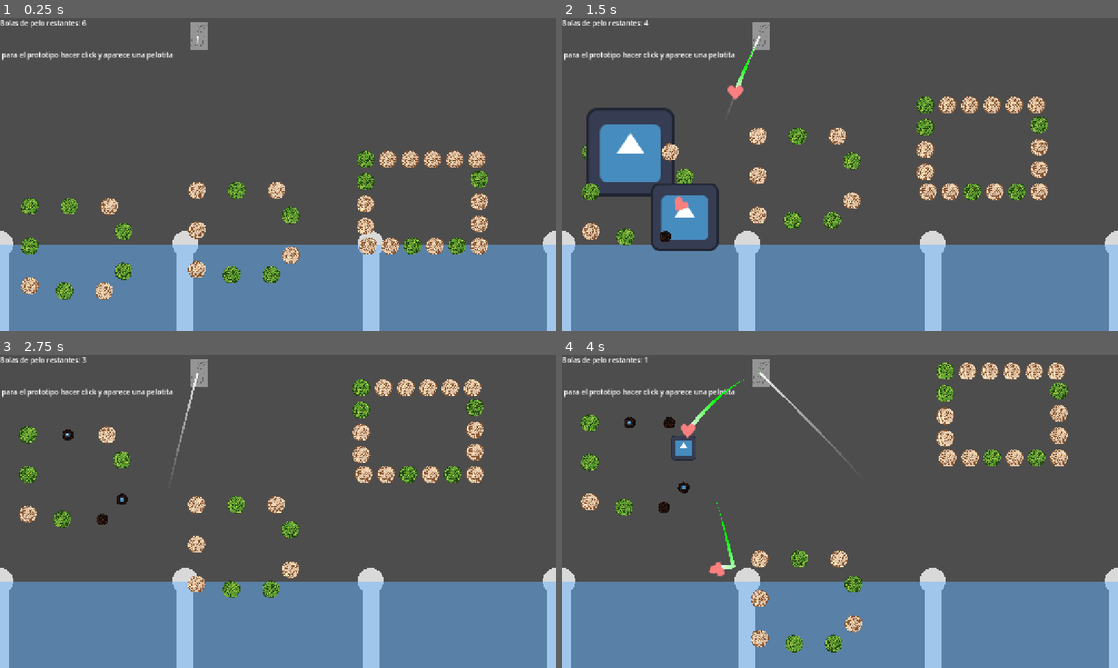
Above: before the commit, frames 1-4 (two rows, left to right).
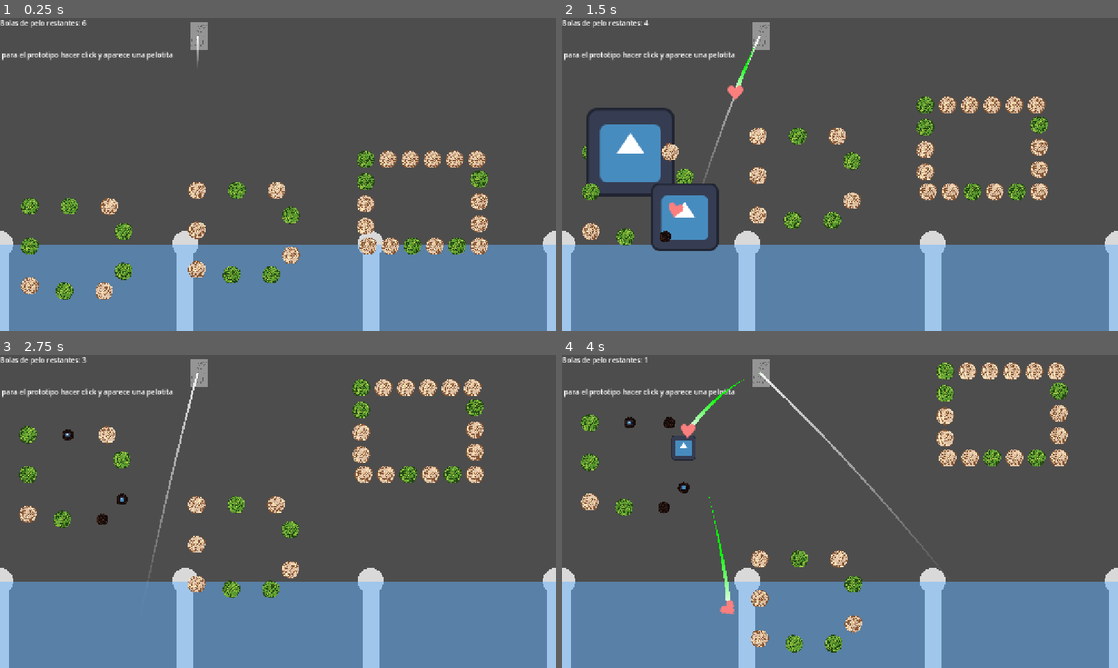
Above: after the commit, the same moments.

Repository: Markynico/LUJ-2026
Game: Godot game, scene res://escenas/prueba_escena.tscn
The game is run twice, just before and just after one commit, with the same random seed, the same clock (stepped at 60 frames per second) and the same inputs. The engine's default icon, where the game draws it, is replaced by a stand-in: a white triangle on a blue panel in a dark square. Sound files missing from this copy of the repository are replaced by a short silence.
Inputs (mouse positions are in pixels of both pictures, inside the frame that each line leads up to):
- Up to frame 1 (0.25 s): no input
- Up to frame 2 (1.5 s): tap Y at 0.5, 1.25 s; drag from (589, 193) to (656, 287) at 0.52 s; drag from (678, 208) to (656, 287) at 1.27 s
- Up to frame 3 (2.75 s): tap Y at 2 s; move the mouse to (122, 655) at 2.02 s; click (122, 655) at 2.17 s
- Up to frame 4 (4 s): tap Y at 2.75, 3.5 s; drag from (628, 433) to (656, 624) at 2.77 s; drag from (667, 401) to (1023, 624) at 3.52 s

The runs differ from the first frame. In frame 1, less than 0.1% of the frame differs, in the area x 35-36%, y 6-15%; in frame 2, 0.2%; in frame 3, 0.2%; in frame 4, 0.6%, in the area x 26-65%, y 10-83%.

Commit message:
Revert "una bocha de cosas ayuda"
This reverts commit 8b73a6d29c01b8dd58c845e190fdfc8ed92fe7a4.

Diff:
--- a/luj-2026/escenas/Ovillo.tscn
+++ b/luj-2026/escenas/Ovillo.tscn
@@ -5,24 +5,17 @@
 [ext_resource type="Texture2D" uid="uid://dbcovwwwqfpky" path="res://assets/sprite_ovillos/Ovillo verde.png" id="3_vkchq"]
 [ext_resource type="Texture2D" uid="uid://wr43cbl6x483" path="res://assets/sprite_ovillos/Ovillo negro.png" id="4_3vil1"]
 [ext_resource type="AudioStream" uid="uid://2jvby7clemka" path="res://assets/audio/sfx/romper_pelotita.wav" id="5_f54ks"]
-[ext_resource type="PackedScene" uid="uid://dymyh3ifxvug3" path="res://escenas/componentes/pergamino_info.tscn" id="6_dcous"]
-[ext_resource type="PackedScene" uid="uid://foy2qcacwbix" path="res://escenas/componentes/numero_impacto.tscn" id="7_vkchq"]
 
 [sub_resource type="CircleShape2D" id="CircleShape2D_37ege"]
 radius = 20.0
 
-[node name="Ovillo" type="StaticBody2D" unique_id=142733400 node_paths=PackedStringArray("audio", "forma_colision", "sprite_normal", "sprite_desactivado", "pergamino_info", "numero_impacto")]
-collision_layer = 3
-collision_mask = 7
-input_pickable = true
+[node name="Ovillo" type="StaticBody2D" unique_id=142733400 node_paths=PackedStringArray("audio", "forma_colision", "sprite_normal", "sprite_desactivado")]
 script = ExtResource("1_wlnnp")
 tipo_ovillo = ExtResource("2_wlnnp")
 audio = NodePath("AudioStreamPlayer")
 forma_colision = NodePath("CollisionShape2D")
 sprite_normal = NodePath("SpriteNormal")
 sprite_desactivado = NodePath("SpriteDesactivado")
-pergamino_info = NodePath("PergaminoInfo")
-numero_impacto = NodePath("NumeroImpacto")
 
 [node name="SpriteNormal" type="Sprite2D" parent="." unique_id=20603333]
 texture_filter = 1
@@ -43,15 +36,3 @@
 unique_name_in_owner = true
 stream = ExtResource("5_f54ks")
 volume_db = -0.5
-
-[node name="PergaminoInfo" parent="." unique_id=1923268390 instance=ExtResource("6_dcous")]
-
-[node name="NumeroImpacto" parent="." unique_id=633406525 instance=ExtResource("7_vkchq")]
-offset_left = -19.0
-offset_top = -40.0
-offset_right = 21.0
-offset_bottom = -17.0
-
-[connection signal="mouse_entered" from="." to="." method="_on_mouse_entered"]
-[connection signal="mouse_entered" from="." to="PergaminoInfo" method="_on_mouse_entered"]
-[connection signal="mouse_exited" from="." to="PergaminoInfo" method="_on_mouse_exited"]
--- a/luj-2026/escenas/bola_de_pelos.tscn
+++ b/luj-2026/escenas/bola_de_pelos.tscn
@@ -3,35 +3,37 @@
 [ext_resource type="Script" uid="uid://7uwexjujii6u" path="res://scripts/bola_de_pelos.gd" id="1_q2vq6"]
 [ext_resource type="Texture2D" uid="uid://bsk14c2sew84m" path="res://iconos_custom/gobot.svg" id="2_unop5"]
 [ext_resource type="Script" uid="uid://c7ogyqxnq7236" path="res://scripts/pelotitas_custom/pelotita_base.gd" id="3_7sm33"]
+[ext_resource type="Script" uid="uid://5i4oxxen13xa" path="res://scripts/pelotitas_custom/efecto_rebote_normal.gd" id="3_avp8o"]
 [ext_resource type="Script" uid="uid://c31lbqa2grch4" path="res://scripts/pelotitas_custom/efectos_pelotita.gd" id="3_mfh0k"]
 [ext_resource type="Script" uid="uid://5i4oxxen13xa" path="res://scripts/pelotitas_custom/efecto_rebote_normal.gd" id="4_mfh0k"]
 [ext_resource type="AudioStream" uid="uid://2jvby7clemka" path="res://assets/audio/sfx/romper_pelotita.wav" id="4_rguhl"]
 [ext_resource type="PackedScene" uid="uid://dmexovyecfyo4" path="res://escenas/componentes/estela_movimiento.tscn" id="4_tra1g"]
 [ext_resource type="Texture2D" uid="uid://y01cjx6nscow" path="res://iconos_custom/heart.svg" id="5_sdgal"]
-[ext_resource type="PackedScene" uid="uid://dymyh3ifxvug3" path="res://escenas/componentes/pergamino_info.tscn" id="9_sdgal"]
 
 [sub_resource type="Gradient" id="Gradient_sdgal"]
 offsets = PackedFloat32Array(0.53246754, 1)
 colors = PackedColorArray(0, 1, 0, 1, 1, 1, 1, 1)
 
 [sub_resource type="Resource" id="Resource_0ct46"]
-script = ExtResource("4_mfh0k")
+script = ExtResource("3_avp8o")
 metadata/_custom_type_script = "uid://5i4oxxen13xa"
 
 [sub_resource type="Resource" id="Resource_avp8o"]
 script = ExtResource("3_7sm33")
-nombre = "BolaNormal"
 textura = ExtResource("5_sdgal")
 colores_estela = SubResource("Gradient_sdgal")
 efectos = Array[ExtResource("3_mfh0k")]([SubResource("Resource_0ct46")])
 metadata/_custom_type_script = "uid://c7ogyqxnq7236"
+
+[sub_resource type="Resource" id="Resource_bbvk0"]
+script = ExtResource("4_mfh0k")
+metadata/_custom_type_script = "uid://5i4oxxen13xa"
 
 [sub_resource type="CircleShape2D" id="CircleShape2D_37ege"]
 radius = 19.026299
 
 [node name="BolaDePelos" type="RigidBody2D" unique_id=660631560 node_paths=PackedStringArray("sprite_bola", "estela_movimiento", "audio")]
 z_index = 1
-input_pickable = true
 continuous_cd = 2
 contact_monitor = true
 max_contacts_reported = 2
@@ -60,9 +62,5 @@
 
 [node name="VisibleOnScreenNotifier2D" type="VisibleOnScreenNotifier2D" parent="." unique_id=1816185939]
 
-[node name="PergaminoInfo" parent="." unique_id=1923268390 instance=ExtResource("9_sdgal")]
-
 [connection signal="body_shape_entered" from="." to="." method="_on_body_shape_entered"]
-[connection signal="mouse_entered" from="." to="PergaminoInfo" method="_on_mouse_entered"]
-[connection signal="mouse_exited" from="." to="PergaminoInfo" method="_on_mouse_exited"]
 [connection signal="screen_exited" from="VisibleOnScreenNotifier2D" to="." method="_on_visible_on_screen_notifier_2d_screen_exited"]
--- a/luj-2026/escenas/componentes/numero_impacto.tscn
+++ /dev/null
@@ -1,16 +0,0 @@
-[gd_scene format=3 uid="uid://foy2qcacwbix"]
-
-[ext_resource type="Theme" uid="uid://cwsrathd8xljh" path="res://themes/theme_label_numeritos.tres" id="1_vi0se"]
-[ext_resource type="Script" uid="uid://cjfdbrutitawc" path="res://scripts/numero_impacto.gd" id="2_7msa0"]
-
-[node name="NumeroImpacto" type="Label" unique_id=633406525]
-z_index = 11
-offset_right = 40.0
-offset_bottom = 23.0
-theme = ExtResource("1_vi0se")
-text = "2"
-horizontal_alignment = 1
-vertical_alignment = 1
-script = ExtResource("2_7msa0")
-
-[node name="AnimationPlayer" type="AnimationPlayer" parent="." unique_id=1363152083]
--- a/luj-2026/escenas/componentes/pergamino_info.tscn
+++ /dev/null
@@ -1,45 +0,0 @@
-[gd_scene format=3 uid="uid://dymyh3ifxvug3"]
-
-[ext_resource type="Script" uid="uid://djc83gveohivq" path="res://scripts/pergamino_info.gd" id="1_gtour"]
-
-[sub_resource type="StyleBoxFlat" id="StyleBoxFlat_37ege"]
-content_margin_left = 24.0
-content_margin_top = 12.0
-content_margin_right = 24.0
-content_margin_bottom = 12.0
-bg_color = Color(0, 0, 0, 0.28627452)
-
-[node name="PergaminoInfo" type="PanelContainer" unique_id=1923268390]
-z_index = 10
-offset_left = 10.0
-offset_top = 7.0
-offset_right = 137.0
-offset_bottom = 89.0
-mouse_filter = 2
-theme_override_styles/panel = SubResource("StyleBoxFlat_37ege")
-script = ExtResource("1_gtour")
-
-[node name="Label" type="Label" parent="." unique_id=275554652]
-visible = false
-layout_mode = 2
-horizontal_alignment = 1
-vertical_alignment = 1
-
-[node name="VBoxContainer" type="VBoxContainer" parent="." unique_id=1292979475]
-layout_mode = 2
-
-[node name="NombreText" type="RichTextLabel" parent="VBoxContainer" unique_id=1615333183]
-unique_name_in_owner = true
-layout_mode = 2
-mouse_filter = 2
-theme_override_font_sizes/normal_font_size = 14
-bbcode_enabled = true
-fit_content = true
-
-[node name="InfoText" type="RichTextLabel" parent="VBoxContainer" unique_id=1601116275]
-unique_name_in_owner = true
-layout_mode = 2
-mouse_filter = 2
-theme_override_font_sizes/normal_font_size = 13
-bbcode_enabled = true
-fit_content = true
--- a/luj-2026/escenas/componentes/trayectoria_disparo.tscn
+++ b/luj-2026/escenas/componentes/trayectoria_disparo.tscn
@@ -7,23 +7,13 @@
 point_count = 2
 
 [sub_resource type="Gradient" id="Gradient_6vpaq"]
-offsets = PackedFloat32Array(0, 0.36893204)
+offsets = PackedFloat32Array(0, 0.39506173)
 colors = PackedColorArray(1, 1, 1, 0.8745098, 1, 1, 1, 0)
 
-[sub_resource type="CircleShape2D" id="CircleShape2D_37ege"]
-
-[node name="TrayectoriaDisparo" type="Line2D" unique_id=2096489121 node_paths=PackedStringArray("detector_colisiones")]
+[node name="TrayectoriaDisparo" type="Line2D" unique_id=2096489121]
 closed = true
 width = 5.0
 width_curve = SubResource("Curve_6vpaq")
-default_color = Color(1, 1, 1, 0.4862745)
+default_color = Color(1, 1, 1, 0.4117647)
 gradient = SubResource("Gradient_6vpaq")
 script = ExtResource("1_6vpaq")
-detector_colisiones = NodePath("DetectorColisiones")
-
-[node name="DetectorColisiones" type="CharacterBody2D" parent="." unique_id=1048028819]
-collision_layer = 2
-collision_mask = 2
-
-[node name="CollisionShape2D" type="CollisionShape2D" parent="DetectorColisiones" unique_id=1977158245]
-shape = SubResource("CircleShape2D_37ege")
--- a/luj-2026/project.godot
+++ b/luj-2026/project.godot
@@ -44,12 +44,6 @@
 ]
 }
 
-[layer_names]
-
-2d_physics/layer_1="MUNDO"
-2d_physics/layer_2="OVILLOS"
-2d_physics/layer_3="BOLADEPELOS"
-
 [physics]
 
 3d/physics_engine="Jolt Physics"
--- a/luj-2026/scripts/disparador_pelotita.gd
+++ b/luj-2026/scripts/disparador_pelotita.gd
@@ -11,6 +11,7 @@
 var velocidad_inicial : Vector2
 var posicion_mouse : Vector2
 var bolitas_creadas : int = 0
+#var gravedad = ProjectSettings.get_setting("physics/2d/default_gravity") arreglarrrr
 
 
 func _input(event: InputEvent) -> void:
--- a/luj-2026/scripts/explosion.gd
+++ b/luj-2026/scripts/explosion.gd
@@ -9,6 +9,6 @@
 
 func _on_area_2d_body_entered(body: Node2D) -> void:
 	if body is Ovillo:
-		#print("hay ovillo en explosion")
+		print("hay ovillo en explosion")
 		body.recibir_impacto()
-		#+ animacion q se esta ejecutando sola en el animation player pero dsp lo cambio a un tween facheraso
+		#+ animacion q se esta ejecutando sola en el animation player
--- a/luj-2026/scripts/numero_impacto.gd
+++ /dev/null
@@ -1,68 +0,0 @@
-class_name NumeroImpacto
-extends Label
-
-var tween : Tween = null
-var posicion_inicial : Vector2 = position
-
-func _ready() -> void:
-	hide()
-	reiniciar_valores()
-
-func iniciar_numero_impacto(numero : int):
-	text = str(numero)
-	show()
-	todo_junto(1.0)
-	#tween_opacidad(1.0)
-	#tween_escala(Vector2(0.9, 0.9), 0.1)
-	#tween_escala(Vector2(1.3, 1.3), 5)
-	#tween_opacidad(0.0)
-
-	#tween_escala(Vector2(0.1, 0.1), 1)
-
-
-func reiniciar_valores(): #por si el ovillo se puede volver a activar el numerito deberia volver a funcionar (?
-	modulate.a = 0
-	#position = posicion_inicial
-
-
-func animacion_numerito():
-	pass
-
-
-func todo_junto(valor_final : float, tiempo : float = 0.3):
-	tween = create_tween()
-	tween.set_trans(Tween.TRANS_SINE)
-	tween.set_ease(Tween.EASE_IN_OUT)
-	tween.tween_property(self, "modulate:a", valor_final, tiempo)
-
-	#tween = create_tween()
-	tween.set_trans(Tween.TRANS_SINE)
-	tween.set_ease(Tween.EASE_IN_OUT)
-	tween.tween_property(self, "scale", Vector2(0.9, 0.9) , 0.3)
-
-	#tween = create_tween()
-	tween.set_trans(Tween.TRANS_SINE)
-	tween.set_ease(Tween.EASE_IN_OUT)
-	tween.tween_property(self, "scale", Vector2(1.2, 1.2) , 0.8)
-
-	#tween = create_tween()
-	tween.set_trans(Tween.TRANS_SINE)
-	tween.set_ease(Tween.EASE_IN_OUT)
-	tween.tween_property(self, "modulate:a", 0.0, 0.3)
-
-func tween_opacidad(valor_final : float, tiempo : float = 0.3):
-	#if tween:
-		#tween.kill()
-	tween = create_tween()
-	tween.set_trans(Tween.TRANS_SINE)
-	tween.set_ease(Tween.EASE_IN_OUT)
-	tween.tween_property(self, "modulate:a", valor_final, tiempo)
-
-
-func tween_escala(valor_final : Vector2, tiempo : float = 0.3):
-	#if tween:
-		#tween.kill()
-	tween = create_tween()
-	tween.set_trans(Tween.TRANS_SINE)
-	tween.set_ease(Tween.EASE_IN_OUT)
-	tween.tween_property(self, "scale", valor_final , 0.3)
--- a/luj-2026/scripts/ovillo.gd
+++ b/luj-2026/scripts/ovillo.gd
@@ -9,24 +9,20 @@
 @export var forma_colision : CollisionShape2D
 @export var sprite_normal : Sprite2D
 @export var sprite_desactivado : Sprite2D
-@export var pergamino_info : PergaminoInfo
-@export var numero_impacto : NumeroImpacto
+
 var activado : bool = true
 
 func _ready() -> void:
 	sprite_desactivado.hide()
 	audio.stream = tipo_ovillo.audio
 	sprite_normal.texture = tipo_ovillo.sprite
-	pergamino_info.set_texto_ovillo(tipo_ovillo)
 
 func recibir_impacto() -> void: #se llama desde la bola de pelos al impactar con esto
 	if not activado:
 		return
 	desactivar_ovillo()
-	#numero_impacto.iniciar_numero_impacto(tipo_ovillo.cant_monedas)
 	for efecto in tipo_ovillo.efectos_al_recibir_impacto:
 		efecto.al_recibir_impacto(self)
-		#emitir dar monedas tipo_ovillo.cantidadmondedas
 		pass
 
 func desactivar_ovillo():
--- a/luj-2026/scripts/ovillos_custom/ovillo_base.gd
+++ b/luj-2026/scripts/ovillos_custom/ovillo_base.gd
@@ -1,12 +1,6 @@
 class_name OvilloBase
 extends Resource
 
-@export var nombre : String = ""
 @export var sprite : Texture
 @export var audio : AudioStream
-##cantidad de monedas q obtendra el jugador cuando le peguemos a este ovillo
-@export var cant_monedas : int = 1
-##a la bola de pelos se le va a sumar este rebote extra, si no queremos q tenga rebote extra lo dejamos en cero y listo el posho (:
-@export var rebote_extra : float = 10
-@export var color_numeros_impacto : Color
 @export var efectos_al_recibir_impacto : Array[EfectosOvillo]
--- a/luj-2026/scripts/pelotitas_custom/efectos_pelotita.gd
+++ b/luj-2026/scripts/pelotitas_custom/efectos_pelotita.gd
@@ -15,8 +15,7 @@
 ##no es necesario que se sobre escriba, pero la dejo aca por si queremos evitar escribir mil veces la misma funcion para un simple rebote
 func rebote_simple(pelotita : BolaDePelos ,objeto_a_impactar : Node2D):
 	var normal = pelotita.global_position.direction_to(objeto_a_impactar.global_position)
+	#var fuerza = objeto.get_fuerza_rebote() ?? idea
+	pelotita.apply_central_impulse(-normal * fuerza_rebote)
 	if objeto_a_impactar is Ovillo:
-		fuerza_rebote += objeto_a_impactar.tipo_ovillo.rebote_extra #para q se sume el rebote de la pelotita + el rebote del ovillo (si es q corresponde)
-	if objeto_a_impactar.has_method("recibir_impacto"):
 		objeto_a_impactar.recibir_impacto()
-	pelotita.apply_central_impulse(-normal * fuerza_rebote)
--- a/luj-2026/scripts/pelotitas_custom/pelotita_base.gd
+++ b/luj-2026/scripts/pelotitas_custom/pelotita_base.gd
@@ -1,10 +1,8 @@
 class_name PelotitaBase
 extends Resource
 
-@export var nombre : String = ""
 ##textura o sprite de la pelotita
 @export var textura : Texture2D
 ##colores para la estela q deja la pelotita al moverse
 @export var colores_estela : Gradient
-#@export var multiplicador_monedas : int = 1 #si queremos que la pelotita multiplique las monedas del ovillo, perooo me parece q lo voy a meter en un efecto no aca
 @export var efectos: Array[EfectosPelotita] #ahora ta aca adentro pq me mezclaba q esten separados
--- a/luj-2026/scripts/pergamino_info.gd
+++ /dev/null
@@ -1,41 +0,0 @@
-class_name PergaminoInfo
-extends PanelContainer
-
-var tween : Tween = null
-@onready var nombre_text: RichTextLabel = %NombreText
-@onready var info_text: RichTextLabel = %InfoText
-
-
-func _ready() -> void:
-	hide()
-
-func _on_mouse_entered() -> void:
-	print("mostrar")
-	set_activo(true)
-
-func _on_mouse_exited() -> void:
-	print("esconder")
-	set_activo(false)
-
-func set_activo(activar : bool):
-	if activar:
-		show()
-		modulate.a = 0.0
-		tween_opacidad(1.0)
-	else:
-		modulate.a = 1.0
-		tween_opacidad(0.0)
-		hide()
-
-func set_texto_ovillo(tipo_ovillo : OvilloBase): #probandooooo, ya chusmeo si hago una funcion para ovillo y otra para bolita o todo en una
-	nombre_text.text = tipo_ovillo.nombre
-	info_text.text = "al golpear suma " + str(tipo_ovillo.cant_monedas) + "monedas"
-
-
-func tween_opacidad(valor_final : float):
-	if tween:
-		tween.kill()
-	tween = create_tween()
-	tween.set_trans(Tween.TRANS_SINE)
-	tween.set_ease(Tween.EASE_IN_OUT)
-	tween.tween_property(self, "modulate:a", valor_final, 0.3)
--- a/luj-2026/scripts/resources/explosivo_final.tres
+++ b/luj-2026/scripts/resources/explosivo_final.tres
@@ -12,9 +12,7 @@
 
 [resource]
 script = ExtResource("4_06w3h")
-nombre = "OVILLO EXPLOSIVO"
 sprite = ExtResource("5_bdy5q")
 audio = ExtResource("1_jbj0c")
-cant_monedas = 3
 efectos_al_recibir_impacto = Array[ExtResource("2_yvgvs")]([SubResource("Resource_pv7le")])
 metadata/_custom_type_script = "uid://bbkyk2anhunsd"
--- a/luj-2026/scripts/resources/ovillo_normal_prueba.tres
+++ b/luj-2026/scripts/resources/ovillo_normal_prueba.tres
@@ -7,9 +7,6 @@
 
 [resource]
 script = ExtResource("3_cxs5g")
-nombre = "OVILLO NORMAL"
 sprite = ExtResource("4_b4utc")
 audio = ExtResource("1_rk3w7")
-cant_monedas = 22
-color_numeros_impacto = Color(0.92099476, 0.9209946, 0.9209946, 1)
 metadata/_custom_type_script = "uid://bbkyk2anhunsd"
--- a/luj-2026/scripts/shaders/trayectoria_disparo.gdshader
+++ /dev/null
@@ -1,9 +0,0 @@
-shader_type canvas_item;
-
-uniform float velocidad = 1.0;
-
-void fragment() {
-    vec2 uv = UV;
-    uv.x += TIME * velocidad;
-    COLOR = texture(TEXTURE, uv);
-}
--- a/luj-2026/scripts/trayectoria_disparo.gd
+++ b/luj-2026/scripts/trayectoria_disparo.gd
@@ -2,39 +2,19 @@
 extends Line2D
 
 @export var disparador : DisparadorPelotita
-@export var distancia_maxima: float = 6.0
+@export var distancia_maxima: float = 25.0
 @export var intervalo: float = 0.05
-@export var detector_colisiones : CharacterBody2D
-var gravedad = ProjectSettings.get_setting("physics/2d/default_gravity")
 
-func _process(delta: float):
+func _physics_process(delta: float) -> void:
 	dibujar_trayectoria()
-	#actualizar_trayectoria()
 
-#probar con raycast en vez de characterbody
-func actualizar_trayectoria():
+
+func dibujar_trayectoria():
 	clear_points()
 	var posicion_inicial := disparador.global_position
-	var velocidad_inicial := -disparador.velocidad_inicial #se calcula segun la posicion del mouse, mientras mas lejos mas fuerte disparo
-	var gravedad_real : Vector2 = Vector2(0, 980)
-	for i in 12:
-		var delta_simulacion := intervalo
-		velocidad_inicial.y += gravedad * delta_simulacion
-		var movimiento := velocidad_inicial * delta_simulacion
-		var colision := detector_colisiones.move_and_collide(movimiento)
-		if colision:
-			velocidad_inicial = velocidad_inicial.bounce(colision.get_normal())
-		posicion_inicial += movimiento
-		add_point(to_local(posicion_inicial))
-		detector_colisiones.global_position = posicion_inicial
-
-func dibujar_trayectoria(): #este metodo anda
-	clear_points()
-	var posicion_inicial := disparador.global_position
-	var velocidad_inicial := -disparador.velocidad_inicial #se calcula segun la posicion del mouse, mientras mas lejos mas fuerte disparo
-	for i in distancia_maxima: #probando
+	var velocidad_inicial := -disparador.velocidad_inicial
+	for i in 10: #probando
 		var tiempo := i * intervalo
-		#uso la formula esta de fisica q dice ( x= x0 + vi * t + 1/2 * aceleracion * t al cuadrado ) si, como te diste cuenta q no me gustaba fisica en la escuela
 		var posicion = (posicion_inicial+ velocidad_inicial * tiempo+ 0.5 * Vector2(0,980) * tiempo * tiempo)
 		var posicion_local = to_local(posicion)
 		add_point(posicion_local)
--- a/luj-2026/themes/theme_label_numeritos.tres
+++ /dev/null
@@ -1,11 +0,0 @@
-[gd_resource type="Theme" format=3 uid="uid://cwsrathd8xljh"]
-
-[ext_resource type="FontFile" uid="uid://dwg47e0trev3j" path="res://fuentes/Bungee-Regular.ttf" id="1_3lrkk"]
-
-[resource]
-Label/colors/font_outline_color = Color(0, 0, 0, 1)
-Label/colors/font_shadow_color = Color(0, 0, 0, 0.05490196)
-Label/constants/outline_size = 3
-Label/constants/shadow_outline_size = 2
-Label/font_sizes/font_size = 22
-Label/fonts/font = ExtResource("1_3lrkk")
Binary file removed: luj-2026/fuentes/Bungee-Regular.ttf
Not shown, removed: luj-2026/fuentes/Bungee-Regular.ttf.import
Not shown, removed: luj-2026/fuentes/OFL.txt
Not shown, removed: luj-2026/scripts/numero_impacto.gd.uid
Not shown, removed: luj-2026/scripts/pergamino_info.gd.uid
Not shown, removed: luj-2026/scripts/shaders/trayectoria_disparo.gdshader.uid
